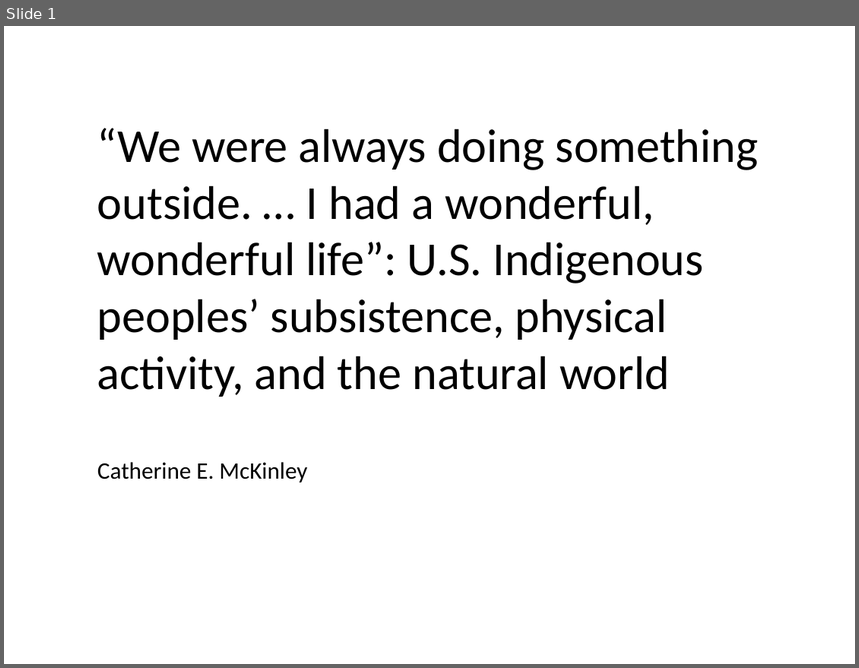
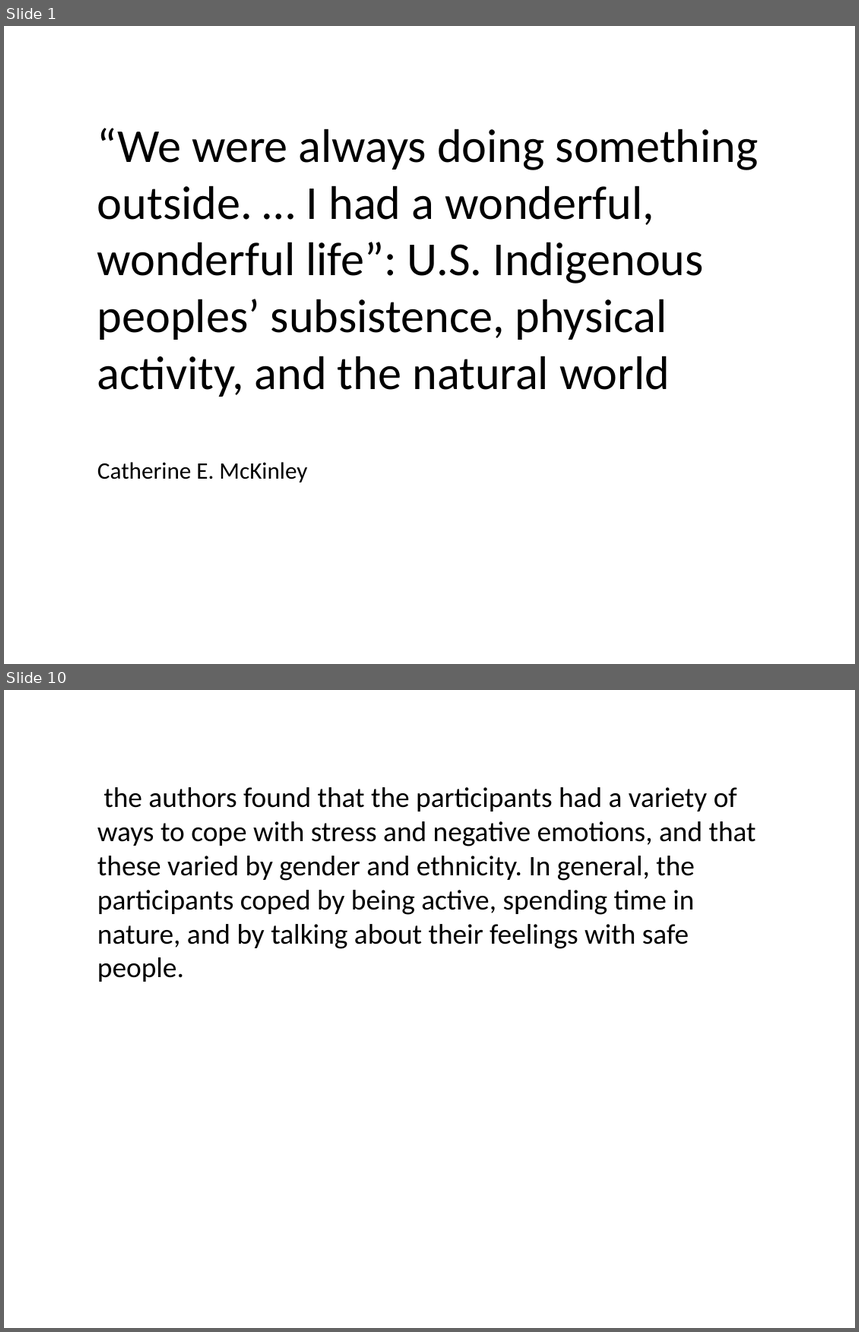
Before and after one commit to Xiaoyany88/INTUITION-Hack, a slide deck: example.pptx. Shown one above the other, each under a label of ours: slide 1 before the commit, slides 1 and 10 after it; the slides between them are not shown. The pictures are 859x668 and 859x1332 pixels, drawn with LibreOffice and Linux fonts; fonts in the diff are those of the drawing. Boxes give left, top, right and bottom in pixels: in the first picture for what was removed or moved away, otherwise in the second. Text is boxed around its words. In the diff, an @@ line names an element or a change of style, - is before the commit and + after.

```diff
--- a/example.pptx
+++ b/example.pptx
@@ slide 10 added at (4,690,855,1328), background #FFFFFF @@
@@ text added at (97,787,756,982), 24 pt, text #000000 @@
+the authors found that the participants had a variety of ways to cope with stress and negative emotions, and that these varied by gender and ethnicity. In general, the participants coped by being active, spending time in nature, and by talking about their feelings with safe people.
```
Also in this commit, not shown: 13 other slides added, 15 other files.
